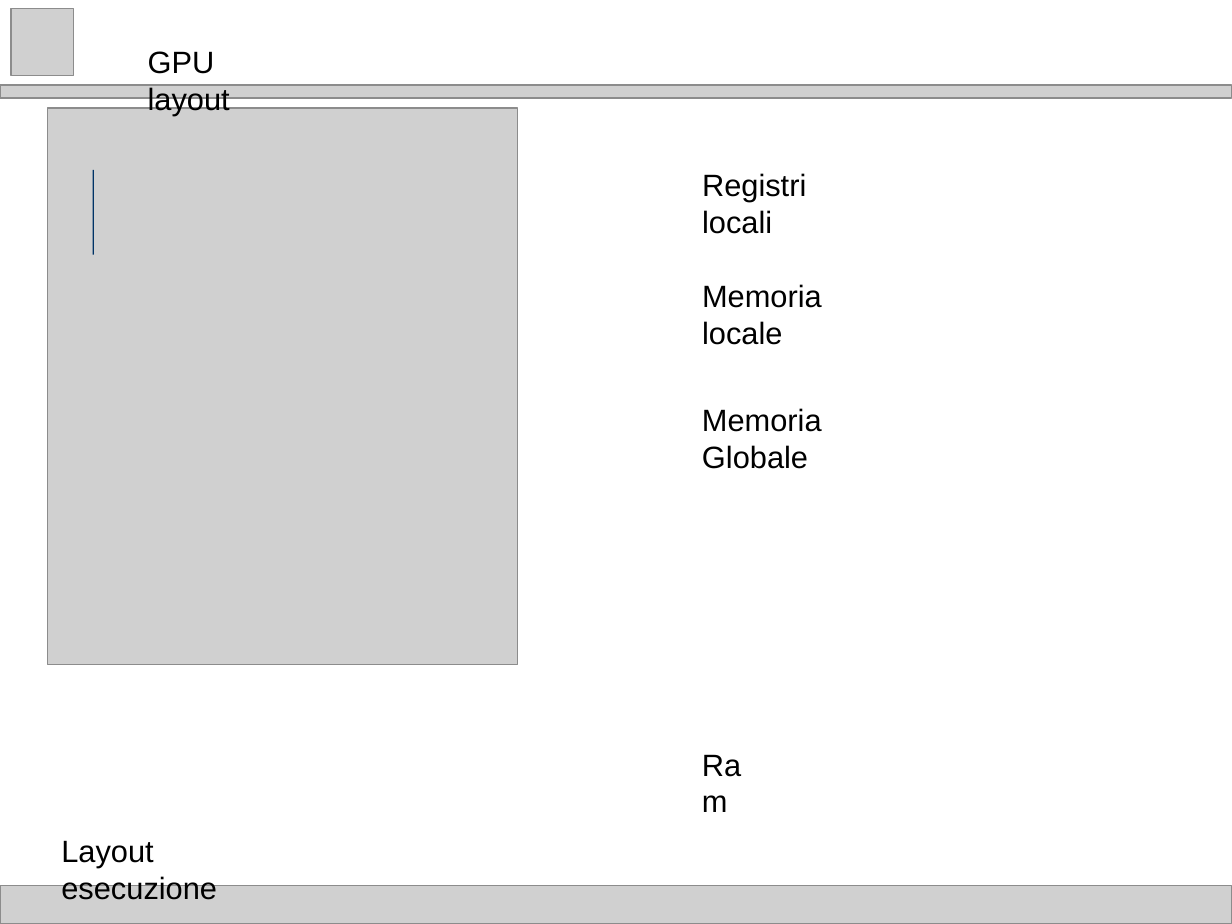
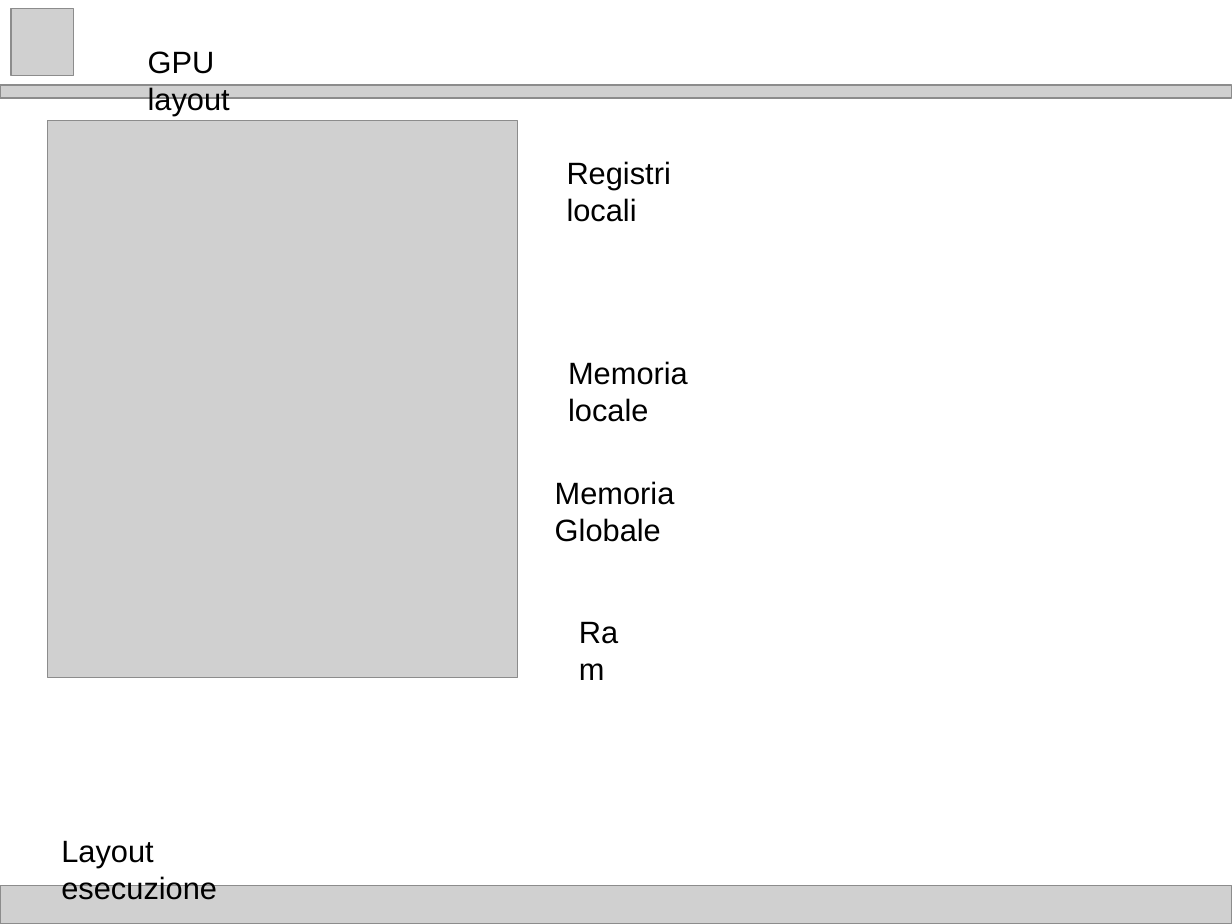
Before and after one commit to drblallo/PermutationTest, a slide deck: slide 5 of latex/Template PoliMI.odp (slide 6 before the commit). Drawn at 1232x924 pixels with LibreOffice and Linux fonts; fonts in the diff are those of the drawing; grey boxes stand for pictures. Boxes give left, top, right and bottom in pixels: in the first picture for what was removed or moved away, otherwise in the second. Text is boxed around its words. In the diff, an @@ line names an element or a change of style, - is before the commit and + after.

Commit message:
added slides

```diff
--- a/latex/Template PoliMI.odp
+++ b/latex/Template PoliMI.odp
@@ picture: place and size @@
-picture at (48, 108, 517, 665)
+picture at (48, 121, 517, 678)
@@ text "Registri locali": place and size @@
-text "Registri locali" at (702, 173, 806, 234)
+text "Registri locali" at (567, 161, 671, 222)
@@ freeform shape removed at (94, 170, 94, 255) @@
@@ text "Memoria locale": place and size @@
-text "Memoria locale" at (702, 284, 822, 345)
+text "Memoria locale" at (568, 361, 688, 422)
@@ text "Memoria Globale": place and size @@
-text "Memoria Globale" at (702, 408, 822, 469)
+text "Memoria Globale" at (555, 481, 675, 542)
@@ text "Ram": place and size @@
-text "Ram" at (690, 739, 779, 786)
+text "Ram" at (567, 606, 655, 653)
```
Also in this commit, not shown: 5 other slides changed, 1 slide added, 5 slides removed, 24 other files.
